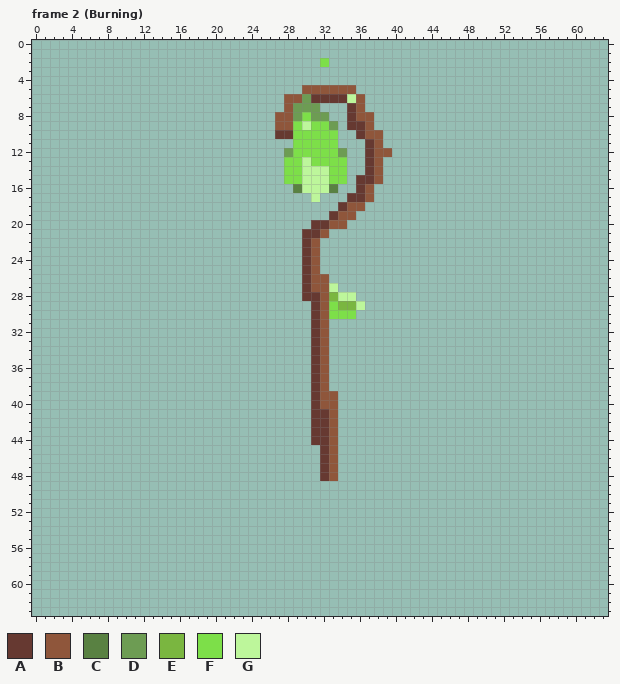
File history of a pixel-art file, Assets/02.Sprites/KTH/Sprite-0001_fire.aseprite. The first picture shows the starting point.
64x64 pixels, 31 frames. Shown: frame 2 (Burning). The commit also changed other frames, which this record leaves out.
Palette (. is transparent): A #663931  B #8f563b  C #598142  D #6d9c53  E #7ab640  F #7ddf49  G #bdf69b
Once edited:
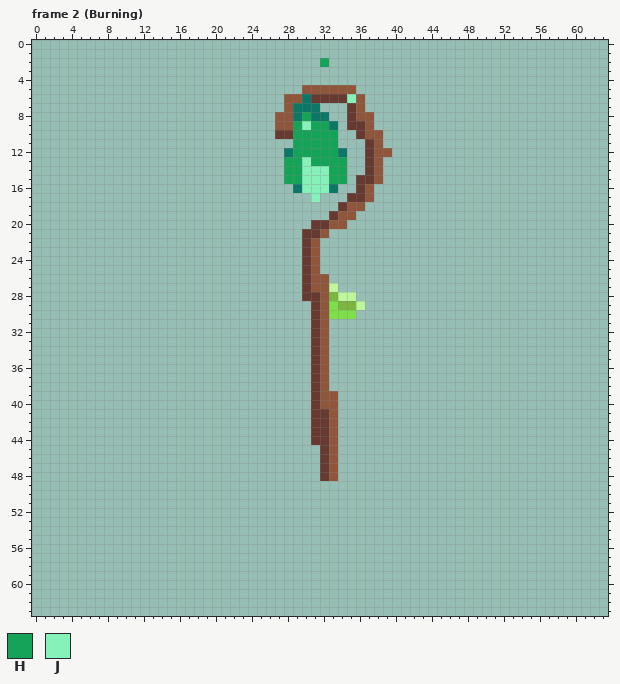
Colours new in this view: H #15a457  J #86f1b8
Edits made:
@@ palette @@
-D #6d9c53
+D #0c7667
--- frame 2 (Burning), layer "Fire"
@@ x 30..34 @@
  1 .....
- 2 ..F..
+ 2 ..H..
  3 .....
@@ x 26..37 @@
  5 ....BBBBBB..
- 6 ..BBDAAAAGB.
+ 6 ..BBDAAAAJB.
  7 ..BDDD...AB.
- 8 .BBDFDD..ABB
- 9 .BBFGFFD.AAB
-10 .AAFFFFF..AB
-11 ...FFFFF...A
-12 ..DFFFFFD..A
-13 ..FFGFFFF..A
-14 ..FFGGGFF..A
-15 ..FFGGGFF.AA
-16 ...CGGGC..AB
-17 .....G...AAB
+ 8 .BBDHDD..ABB
+ 9 .BBHJHHD.AAB
+10 .AAHHHHH..AB
+11 ...HHHHH...A
+12 ..DHHHHHD..A
+13 ..HHJHHHH..A
+14 ..HHJJJHH..A
+15 ..HHJJJHH.AA
+16 ...DJJJD..AB
+17 .....J...AAB
 18 ........ABB.
Where, in picture pixels (left, top, right, bottom), the same in both pictures:
changed: (320, 58, 329, 67)
changed: (284, 94, 356, 202)
